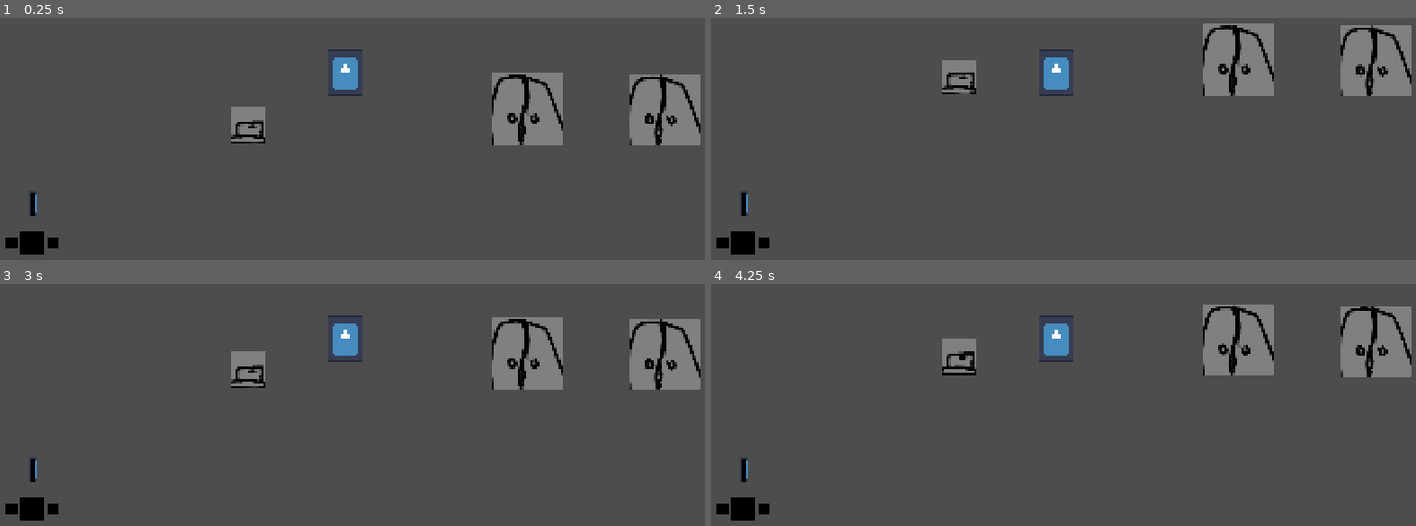
Above: before the commit, frames 1-4 (two rows, left to right).
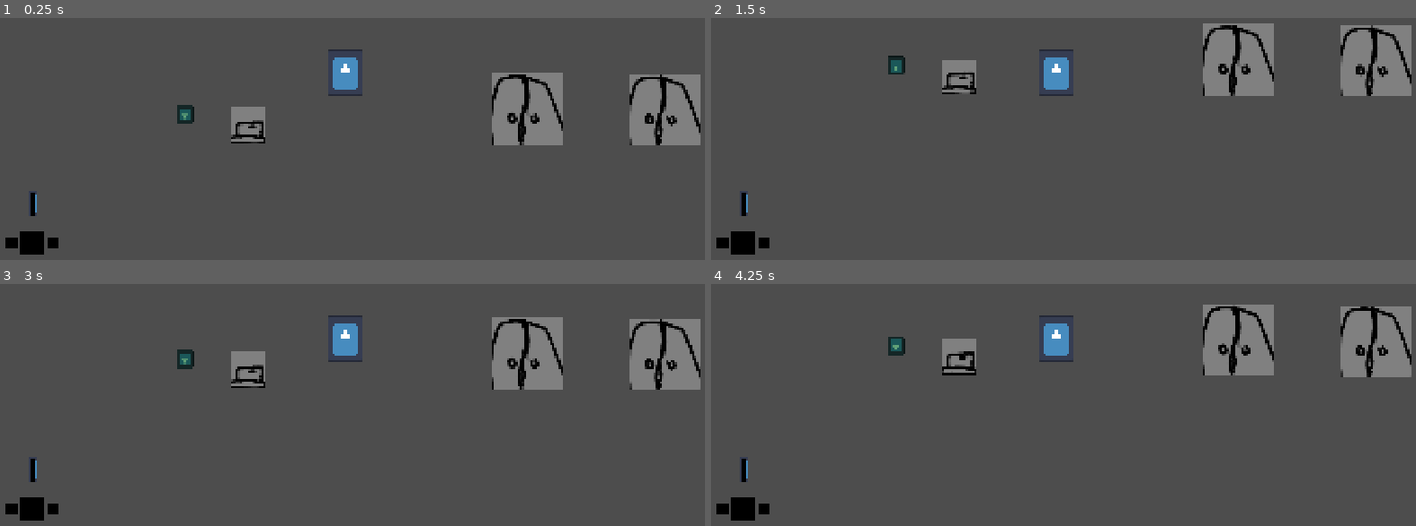
Above: after the commit, the same moments.

Repository: YhagoTomasini/Exlabers_Felpojam_026
Game: Godot game, scene res://Cenas/sala_de_testes.tscn
Same seed, same stepped clock (60 frames per second), same inputs: the game is played once before the commit and once after it. The engine's default icon, where the game draws it, is replaced by a stand-in: a white triangle on a blue panel in a dark square.
Inputs (mouse positions are in pixels of both pictures, inside the frame that each line leads up to):
- Up to frame 1 (0.25 s): no input
- Up to frame 2 (1.5 s): move the mouse to (1211, 51) at 0.52 s; hold E (UI_move_right) from 0.53 s (still down); click (1211, 51) at 0.6 s; tap Up (ui_up) at 0.77 s; tap Enter at 1.25 s; move the mouse to (915, 93) at 1.27 s; right-click (915, 93) at 1.35 s
- Up to frame 3 (3 s): tap Up (ui_up) at 1.52 s; move the mouse to (outside the picture) at 2.02 s; release E (UI_move_right) at 2.03 s; hold Q (UI_move_left) 2.03-2.78 s; click (outside the picture) at 2.1 s; tap Space at 2.75 s; move the mouse to (310, 419) at 2.77 s; hold E (UI_move_right) from 2.78 s (still down); right-click (310, 419) at 2.85 s
- Up to frame 4 (4.25 s): keep holding E (UI_move_right); tap Up (ui_up) at 3.02, 3.77 s; move the mouse to (1275, 400) at 3.52 s; click (1275, 400) at 3.6 s

The runs differ from the first frame. In frame 1, 0.2% of the frame differs, in the area x 25-28%, y 35-44%; in frame 2, 0.2%; in frame 3, 0.2%, in the area x 25-28%, y 27-36%; in frame 4, 0.2%.

Commit message:
Disparador de tiros + tiro

Diff:
--- a/felpojams-dos-exlabers/Cenas/sala_de_testes.tscn
+++ b/felpojams-dos-exlabers/Cenas/sala_de_testes.tscn
@@ -9,6 +9,7 @@
 [ext_resource type="PackedScene" uid="uid://cl4jcpv4a41vx" path="res://Prefabs/final_lvl_3.tscn" id="6_o0ncy"]
 [ext_resource type="PackedScene" uid="uid://y1np6ckhs8dw" path="res://Prefabs/morte.tscn" id="7_ea0tj"]
 [ext_resource type="PackedScene" uid="uid://cl1s0ivmo0f7r" path="res://Prefabs/pressure_plate.tscn" id="8_o0ncy"]
+[ext_resource type="PackedScene" uid="uid://f8g1uga8y487" path="res://Prefabs/dipsarador.tscn" id="9_hxyqr"]
 [ext_resource type="PackedScene" uid="uid://b8eao55q21qss" path="res://Prefabs/porta.tscn" id="10_eorjc"]
 
 [sub_resource type="RectangleShape2D" id="RectangleShape2D_67ekk"]
@@ -53,6 +54,9 @@
 position = Vector2(1398, 835)
 scale = Vector2(3, 3)
 
+[node name="Dipsarador" parent="." instance=ExtResource("9_hxyqr")]
+position = Vector2(117, 847)
+
 [node name="HUD" type="CanvasLayer" parent="."]
 
 [node name="Pause" parent="HUD" instance=ExtResource("1_o0ncy")]
--- /dev/null
+++ b/felpojams-dos-exlabers/Codigos/dipsarador.gd
@@ -0,0 +1,40 @@
+extends StaticBody2D
+
+const TIRO = preload("uid://dlajl544ftnv")
+
+@onready var marker: Marker2D = $marker
+@onready var cd_tiro: Timer = $cd_tiro
+@onready var detector: RayCast2D = $detector
+
+
+@export var para_direita : bool = true
+
+
+func _ready() -> void:
+	if !para_direita:
+		scale.x *= -1
+
+
+func _process(_delta: float) -> void:
+	if detector.is_colliding():
+		if cd_tiro.is_stopped():
+			cd_tiro.start()
+#Se quiser que ele atire na hora q entrar na area
+			#spawn_tiro()
+	else:
+		cd_tiro.stop()
+
+
+func spawn_tiro():
+	var novo_tiro = TIRO.instantiate()
+	if para_direita:
+		novo_tiro.qual_direcao(1)
+	else:
+		novo_tiro.qual_direcao(-1)
+	add_sibling(novo_tiro)
+	novo_tiro.global_position = marker.global_position
+
+
+func _on_cd_tiro_timeout() -> void:
+	spawn_tiro()
+	print("atirou")
--- /dev/null
+++ b/felpojams-dos-exlabers/Codigos/tiro.gd
@@ -0,0 +1,23 @@
+extends CharacterBody2D
+
+@onready var anim: AnimatedSprite2D = $anim
+
+var velocidade_do_tiro := 360
+var direcao := 1
+
+func _process(delta: float) -> void:
+	position.x += velocidade_do_tiro * direcao * delta
+
+
+func qual_direcao(dir):
+	direcao = dir
+	if dir < 0:
+		$anim.flip_h = true
+	else:
+		$anim.flip_h = false
+
+
+func _on_player_detector_body_entered(body: Node2D) -> void:
+	if body.is_in_group("Player"):
+		queue_free()
+		#body.player_morreu()
--- /dev/null
+++ b/felpojams-dos-exlabers/Prefabs/dipsarador.tscn
@@ -0,0 +1,33 @@
+[gd_scene load_steps=4 format=3 uid="uid://f8g1uga8y487"]
+
+[ext_resource type="Texture2D" uid="uid://c131j4cd1l0pp" path="res://icon.svg" id="1_3wlqe"]
+[ext_resource type="Script" uid="uid://ckm0hnhgfu27o" path="res://Codigos/dipsarador.gd" id="1_dnphu"]
+
+[sub_resource type="RectangleShape2D" id="RectangleShape2D_dnphu"]
+size = Vector2(49, 52)
+
+[node name="Dipsarador" type="StaticBody2D"]
+collision_layer = 2
+script = ExtResource("1_dnphu")
+
+[node name="sprite" type="Sprite2D" parent="."]
+modulate = Color(0.38039216, 0.6313726, 0.46666667, 1)
+rotation = 3.1415927
+scale = Vector2(0.36000085, 0.39999986)
+texture = ExtResource("1_3wlqe")
+
+[node name="collision" type="CollisionShape2D" parent="."]
+shape = SubResource("RectangleShape2D_dnphu")
+
+[node name="marker" type="Marker2D" parent="."]
+position = Vector2(17, 0)
+
+[node name="cd_tiro" type="Timer" parent="."]
+wait_time = 0.5
+one_shot = true
+
+[node name="detector" type="RayCast2D" parent="."]
+target_position = Vector2(256, 0)
+collision_mask = 8
+
+[connection signal="timeout" from="cd_tiro" to="." method="_on_cd_tiro_timeout"]
--- a/felpojams-dos-exlabers/Prefabs/personagem_principal.tscn
+++ b/felpojams-dos-exlabers/Prefabs/personagem_principal.tscn
@@ -11,7 +11,9 @@
 radius = 62.0
 height = 160.0
 
-[node name="PersonagemPrincipal" type="CharacterBody2D"]
+[node name="PersonagemPrincipal" type="CharacterBody2D" groups=["Player"]]
+collision_layer = 9
+collision_mask = 3
 script = ExtResource("1_liew2")
 
 [node name="Sprite2D" type="Sprite2D" parent="."]
--- /dev/null
+++ b/felpojams-dos-exlabers/Prefabs/tiro.tscn
@@ -0,0 +1,46 @@
+[gd_scene load_steps=6 format=3 uid="uid://dlajl544ftnv"]
+
+[ext_resource type="Texture2D" uid="uid://c131j4cd1l0pp" path="res://icon.svg" id="1_dgrsu"]
+[ext_resource type="Script" uid="uid://ttjxum8cpg06" path="res://Codigos/tiro.gd" id="1_jt7dn"]
+
+[sub_resource type="SpriteFrames" id="SpriteFrames_jt7dn"]
+animations = [{
+"frames": [{
+"duration": 1.0,
+"texture": ExtResource("1_dgrsu")
+}],
+"loop": true,
+"name": &"default",
+"speed": 5.0
+}]
+
+[sub_resource type="CapsuleShape2D" id="CapsuleShape2D_15u7j"]
+radius = 11.990066
+height = 45.979156
+
+[sub_resource type="CapsuleShape2D" id="CapsuleShape2D_jt7dn"]
+radius = 13.999381
+height = 49.997787
+
+[node name="tiro" type="CharacterBody2D"]
+script = ExtResource("1_jt7dn")
+
+[node name="anim" type="AnimatedSprite2D" parent="."]
+position = Vector2(4.7683716e-07, 4.7683716e-07)
+rotation = -1.5655286
+scale = Vector2(0.23030193, 0.39347228)
+sprite_frames = SubResource("SpriteFrames_jt7dn")
+
+[node name="colision" type="CollisionShape2D" parent="."]
+rotation = -1.561392
+shape = SubResource("CapsuleShape2D_15u7j")
+debug_color = Color(0.98214656, 0, 0.36896423, 0.41960785)
+
+[node name="player_detector" type="Area2D" parent="."]
+
+[node name="colision2" type="CollisionShape2D" parent="player_detector"]
+rotation = -1.561392
+shape = SubResource("CapsuleShape2D_jt7dn")
+debug_color = Color(0.98214656, 0, 0.36896423, 0.41960785)
+
+[connection signal="body_entered" from="player_detector" to="." method="_on_player_detector_body_entered"]
--- a/felpojams-dos-exlabers/project.godot
+++ b/felpojams-dos-exlabers/project.godot
@@ -30,6 +30,7 @@
 [global_group]
 
 Morte="Tudo que mata o player"
+Player=""
 
 [input]
 
Not shown: 1 places in felpojams-dos-exlabers/Cenas/sala_de_testes.tscn that only renumber resources
Not shown, added: felpojams-dos-exlabers/Codigos/dipsarador.gd.uid
Not shown, added: felpojams-dos-exlabers/Codigos/tiro.gd.uid
